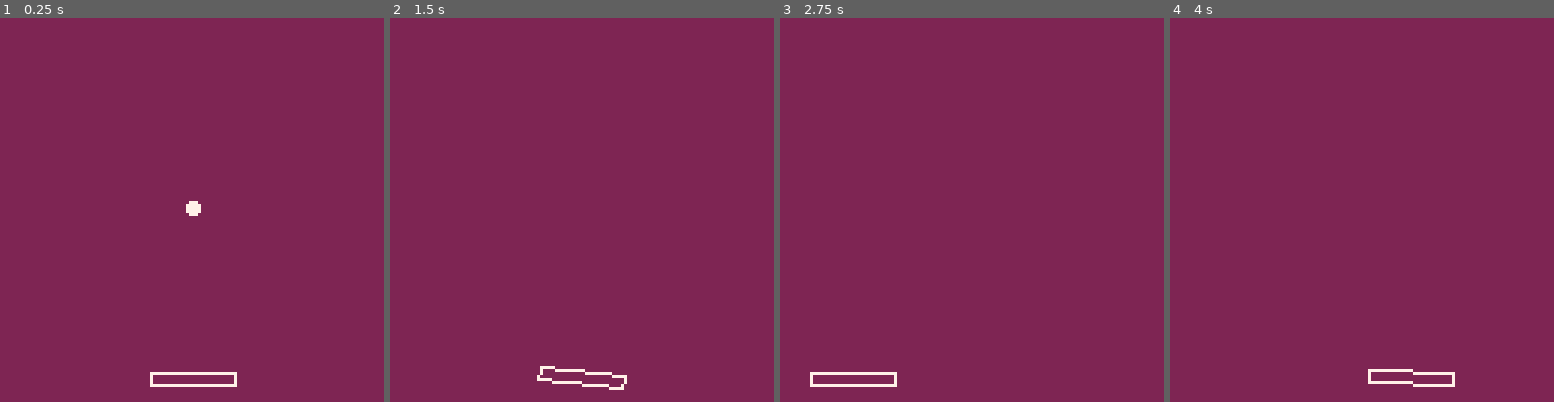
Above: before the commit, frames 1-4 (left to right).
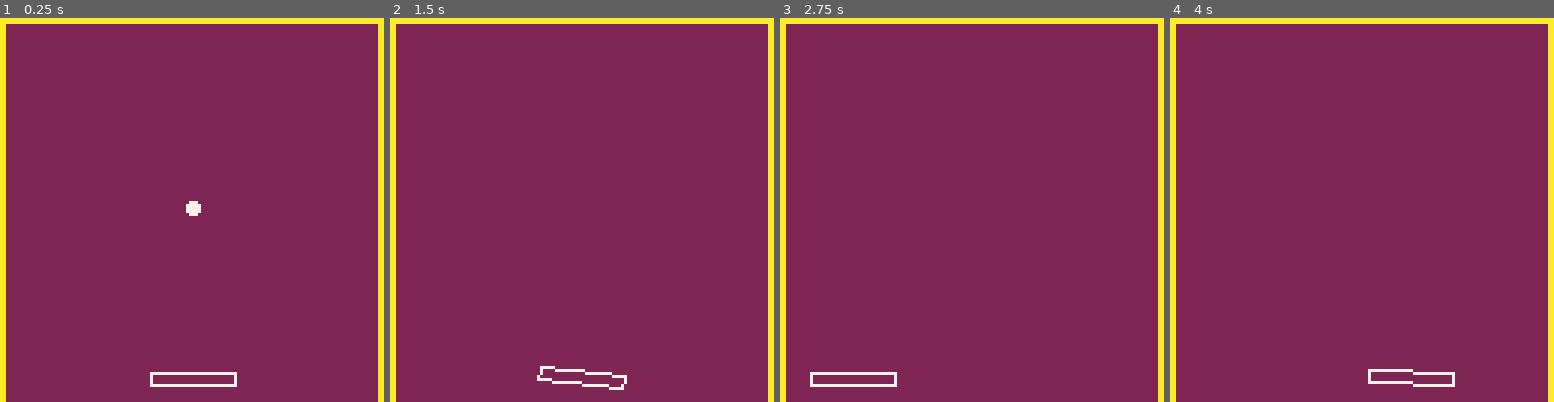
Above: after the commit, the same moments.

Repository: pixelrip/breakout
Game: PICO-8 cartridge breakout.p8
Two runs of this game, one before a commit and one after it. Both use one fixed random seed, a clock stepped at 60 frames per second and the inputs below.
Inputs:
- Up to frame 1 (0.25 s): no input
- Up to frame 2 (1.5 s): tap O (Z key) at 0.33, 0.7, 1.43 s; tap X (X key) at 1.07 s
- Up to frame 3 (2.75 s): hold Left 1.97-2.37 s; tap X (X key) at 2.07, 2.4, 2.73 s; tap O (Z key) at 2.22 s
- Up to frame 4 (4 s): hold Right 2.87-3.53 s; tap X (X key) at 3.07, 3.4, 3.73 s; tap O (Z key) at 3.1, 3.98 s

The runs differ from the first frame. In frame 1, 4.6% of the frame differs, in the area x 0-100%, y 0-100%; in frame 2, 4.6%; in frame 3, 4.6%; in frame 4, 4.6%.

Commit message:
Add Arena entity and integrate into game world
Introduces a new Arena entity representing the game boundaries with three walls (left, top, right) and an open bottom. The arena is initialized and added to the world in main.lua, and its source is included in breakout.p8.

Diff:
--- a/breakout.p8
+++ b/breakout.p8
@@ -19,6 +19,7 @@
 
 -- Entities
 #include src/entities/base/base.lua
+#include src/entities/arena.lua
 #include src/entities/paddle.lua
 #include src/entities/ball.lua
 
--- /dev/null
+++ b/src/entities/arena.lua
@@ -0,0 +1,47 @@
+-- arena.lua
+-- game arena with three walls (left, top, right)
+-- bottom is open for out-of-bounds
+Arena = {}
+Arena.__index = Arena
+
+setmetatable(Arena, {__index = Entity})
+
+-- Tuning Constants
+Arena.X = 0
+Arena.Y = 0
+Arena.WIDTH = 128
+Arena.HEIGHT = 128
+Arena.WALL_THICKNESS = 2
+Arena.COLOR = 7
+
+function Arena.new(opts)
+    -- Base entity
+    local self = Entity.new({
+        x = opts.x or Arena.X,
+        y = opts.y or Arena.Y,
+        w = opts.width or Arena.WIDTH,
+        h = opts.height or Arena.HEIGHT
+    })
+
+    setmetatable(self, Arena)
+
+    self.wall_thickness = opts.wall_thickness or Arena.WALL_THICKNESS
+    self.color = opts.color or Arena.COLOR
+
+    return self
+end
+
+function Arena:draw()
+    local t = self.wall_thickness - 1
+
+    -- Left wall
+    rectfill(self.x, self.y, self.x + t, self.y + self.h, self.color)
+
+    -- Top wall
+    rectfill(self.x, self.y, self.x + self.w, self.y + t, self.color)
+
+    -- Right wall
+    rectfill(self.x + self.w - 1 - t, self.y, self.x + self.w, self.y + self.h, self.color)
+
+    -- Bottom is open (no wall)
+end
--- a/src/main.lua
+++ b/src/main.lua
@@ -1,4 +1,13 @@
 function _init()
+    arena = Arena.new({
+        x = 0,
+        y = 0,
+        width = 128,
+        height = 128,
+        wall_thickness = 2,
+        color = 10
+    })
+
     paddle = Paddle.new({
         x = 64,
         y = 120
@@ -11,6 +20,7 @@
         dy = 0
     })
 
+    world:add(arena)
     world:add(paddle)
     world:add(ball)
 end
